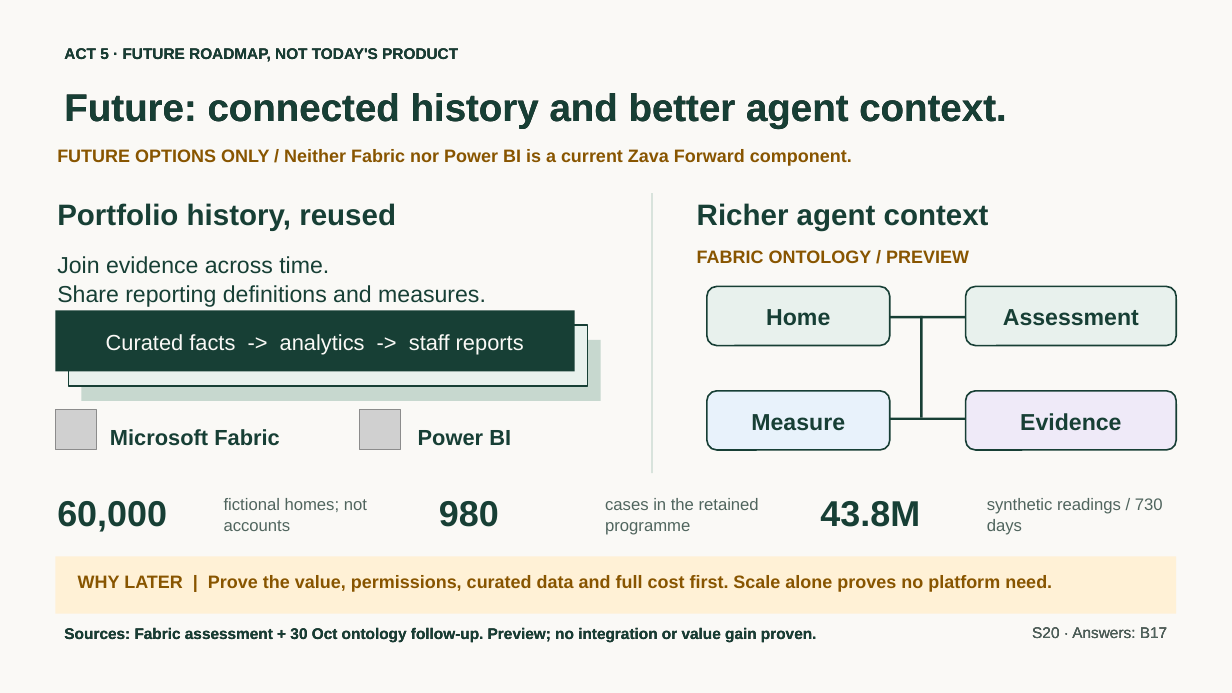
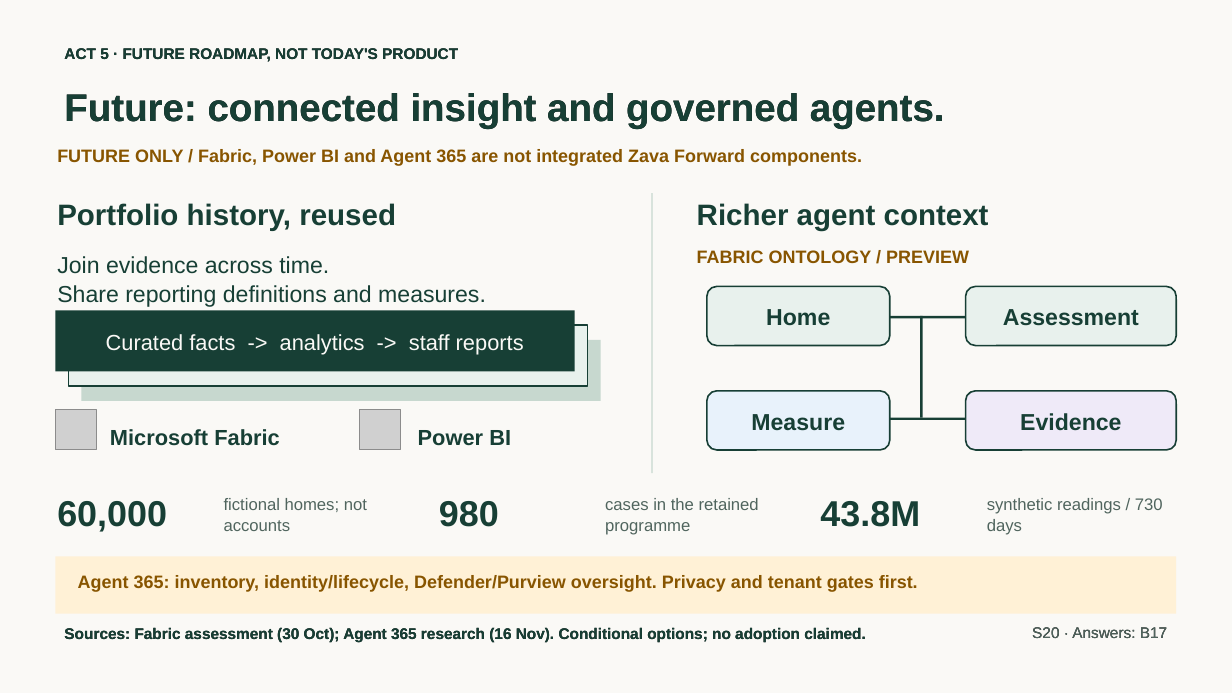
Before and after one commit to jmservera/ama, a slide deck: slide 24 of docs/capstone/deck/zava-forward-cowork-v2-draft.pptx. Drawn at 1232x693 pixels with LibreOffice and Linux fonts; fonts in the diff are those of the drawing; grey boxes stand for pictures. Boxes give left, top, right and bottom in pixels: in the first picture for what was removed or moved away, otherwise in the second. Text is boxed around its words. In the diff, an @@ line names an element or a change of style, - is before the commit and + after.

Commit message:
docs: assess agent observability and Agent 365 fit (#1823)

```diff
--- a/docs/capstone/deck/zava-forward-cowork-v2-draft.pptx
+++ b/docs/capstone/deck/zava-forward-cowork-v2-draft.pptx
@@ text at (64,93,945,129): text changed @@
-Future: connected history and better agent context.
+Future: connected insight and governed agents.
@@ text at (57,149,862,166): text changed @@
-FUTURE OPTIONS ONLY / Neither Fabric nor Power BI is a current Zava Forward component.
+FUTURE ONLY / Fabric, Power BI and Agent 365 are not integrated Zava Forward components.
@@ text at (78,575,918,592): text changed @@
-WHY LATER | Prove the value, permissions, curated data and full cost first. Scale alone proves no platform need.
+Agent 365: inventory, identity/lifecycle, Defender/Purview oversight. Privacy and tenant gates first.
@@ text at (64,627,866,643): text changed @@
-Sources: Fabric assessment + 30 Oct ontology follow-up. Preview; no integration or value gain proven.
+Sources: Fabric assessment (30 Oct); Agent 365 research (16 Nov). Conditional options; no adoption claimed.
```
Also in this commit, not shown: 2 other slides changed, 54 other files.
